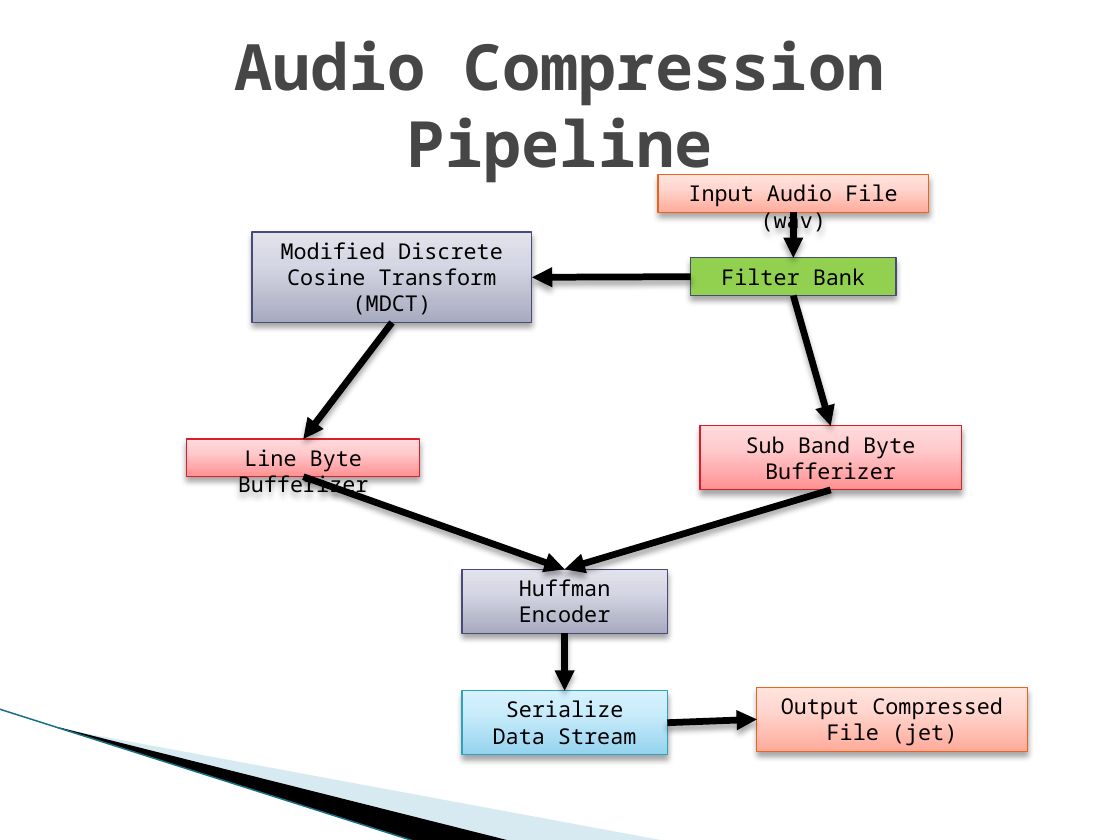
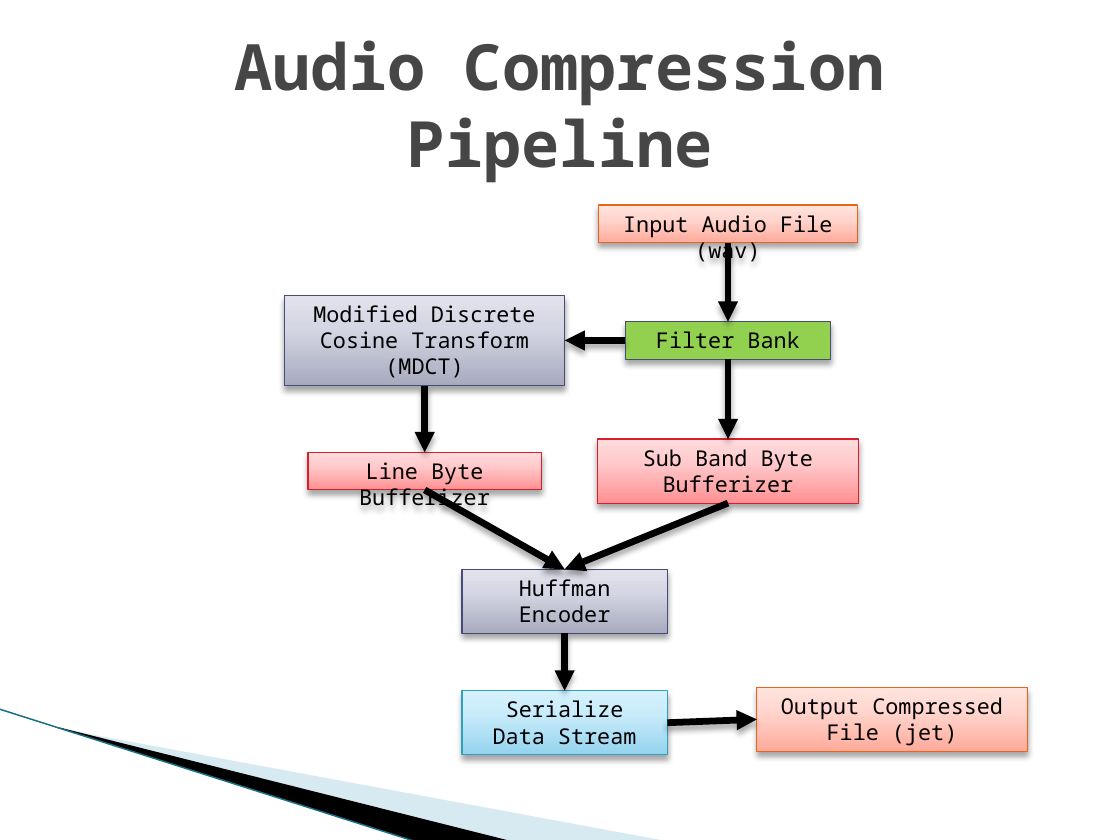
Before and after one commit to ericaddison/Algs_Term_Project, a slide deck: slide 3 of report/JET Audio Encoder.pptx. Drawn at 1120x840 pixels with LibreOffice and Linux fonts; fonts in the diff are those of the drawing; background and template pictures are left out. Boxes give left, top, right and bottom in pixels: in the first picture for what was removed or moved away, otherwise in the second. Text is boxed around its words. In the diff, an @@ line names an element or a change of style, - is before the commit and + after.

```diff
--- a/report/JET Audio Encoder.pptx
+++ b/report/JET Audio Encoder.pptx
@@ rectangle "Input Audio File (wav)": place and size @@
-rectangle "Input Audio File (wav)" at (659, 175, 930, 213)
+rectangle "Input Audio File (wav)" at (598, 205, 857, 243)
@@ arrow moved from (793, 213) - (793, 258) to (728, 243) - (728, 321) @@
@@ rectangle "Modified Discrete Cosine Transform (MDCT)": place and size @@
-rectangle "Modified Discrete Cosine Transform (MDCT)" at (252, 232, 532, 323)
+rectangle "Modified Discrete Cosine Transform (MDCT)" at (284, 296, 564, 386)
@@ rectangle "Filter Bank": place and size @@
-rectangle "Filter Bank" at (691, 258, 896, 296)
+rectangle "Filter Bank" at (625, 321, 830, 360)
@@ arrow moved from (691, 277) - (532, 278) to (625, 340) - (564, 340) @@
@@ arrow moved from (392, 323) - (304, 439) to (424, 385) - (424, 452) @@
@@ arrow moved from (793, 296) - (831, 426) to (728, 360) - (728, 439) @@
@@ rectangle "Sub Band Byte Bufferizer": place and size @@
-rectangle "Sub Band Byte Bufferizer" at (700, 426, 961, 489)
+rectangle "Sub Band Byte Bufferizer" at (597, 439, 858, 503)
@@ rectangle "Line Byte Bufferizer": place and size @@
-rectangle "Line Byte Bufferizer" at (187, 439, 420, 477)
+rectangle "Line Byte Bufferizer" at (308, 452, 541, 491)
@@ arrow moved from (304, 477) - (564, 569) to (424, 489) - (564, 569) @@
@@ arrow moved from (831, 489) - (564, 569) to (728, 503) - (564, 569) @@
```
Also in this commit, not shown: 2 other slides changed.
